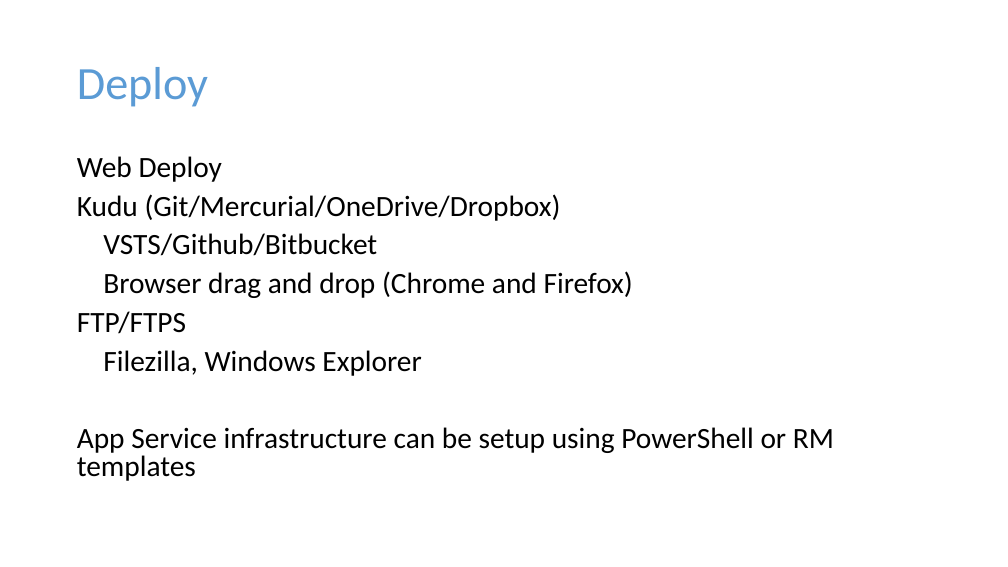
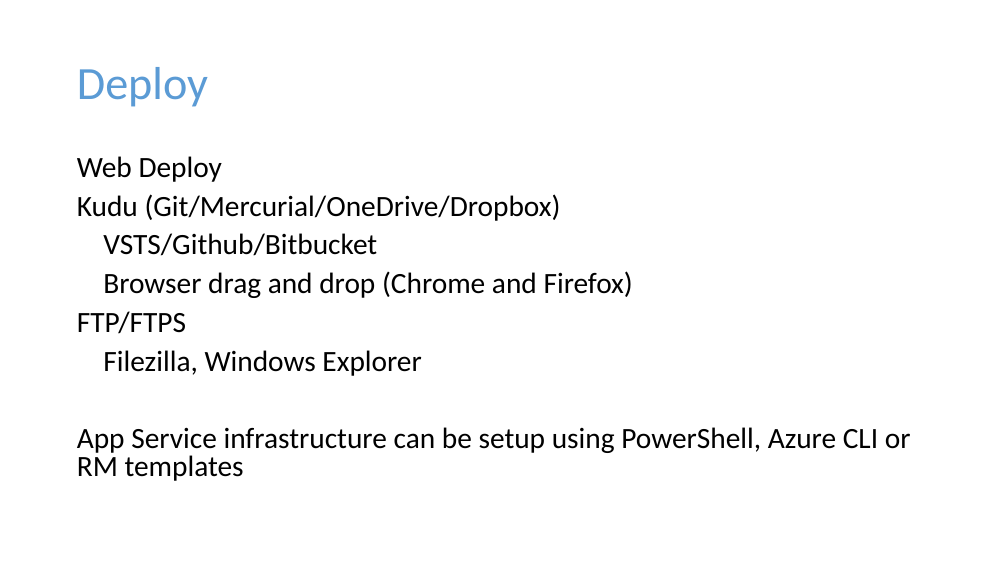
Before and after one commit to guruskill/70-534, a slide deck: slide 26 of Presentations/2017-10-18-Milwaukee/70-534-WebAndMobile.pptx (slide 27 before the commit). Drawn at 1008x567 pixels with LibreOffice and Linux fonts; fonts in the diff are those of the drawing. Boxes give left, top, right and bottom in pixels: in the first picture for what was removed or moved away, otherwise in the second. Text is boxed around its words. In the diff, an @@ line names an element or a change of style, - is before the commit and + after.

```diff
--- a/Presentations/2017-10-18-Milwaukee/70-534-WebAndMobile.pptx
+++ b/Presentations/2017-10-18-Milwaukee/70-534-WebAndMobile.pptx
@@ text at (77, 427, 911, 481): text changed @@
-App Service infrastructure can be setup using PowerShell or RM templates
+App Service infrastructure can be setup using PowerShell, Azure CLI or RM templates
```
Also in this commit, not shown: 32 other slides changed, 1 slide removed, 7 other files.
